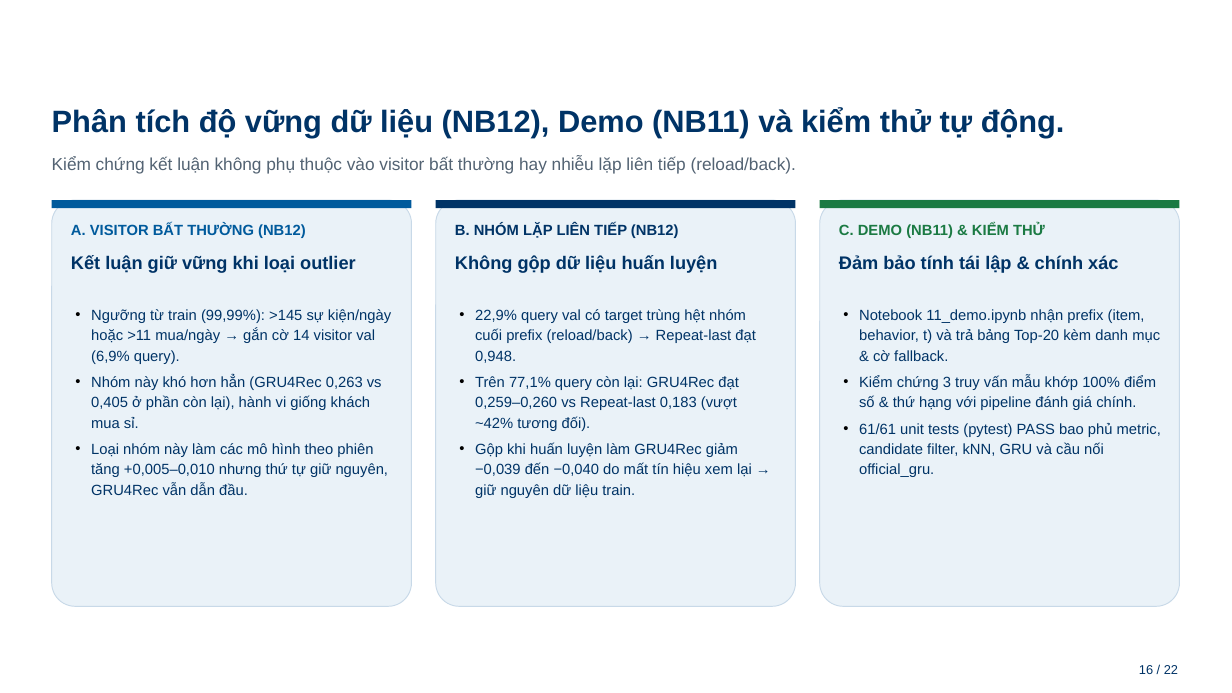
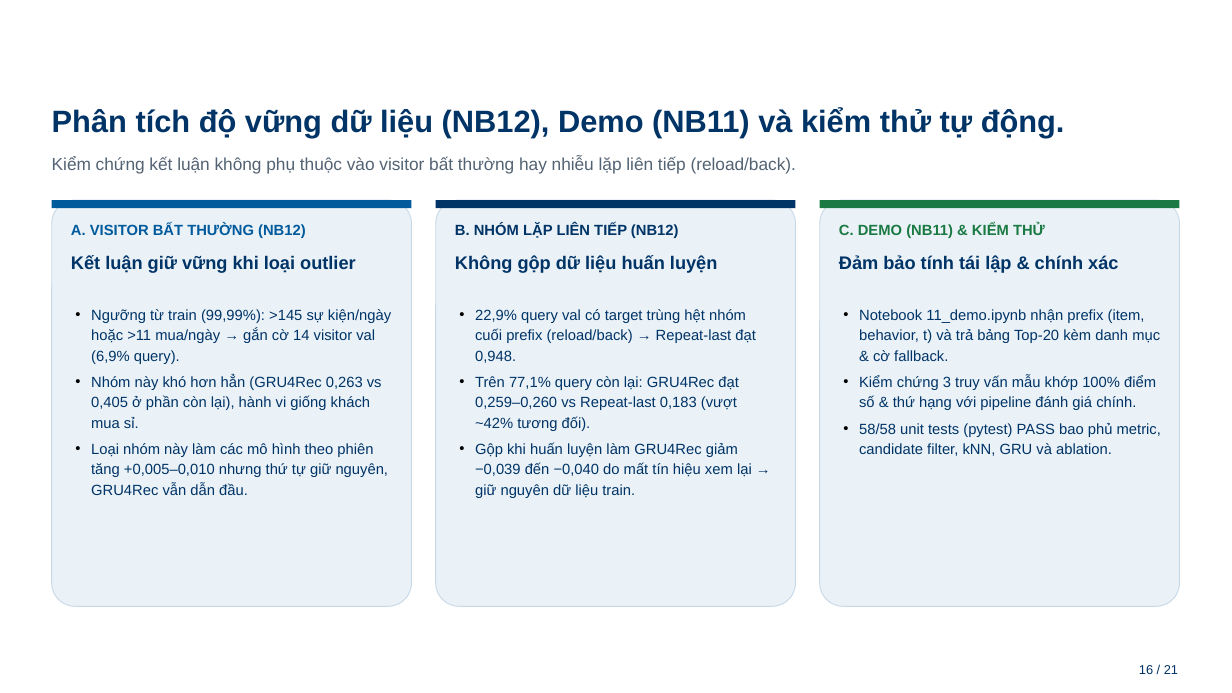
Before and after one commit to Mymark1010/MultiBehavior_Product_Recommendation_System, a slide deck: slide 16 of docs/BAO_CAO_TIEN_DO_PROJECT3_HUST_27_11.pptx. Drawn at 1232x693 pixels with LibreOffice and Linux fonts; fonts in the diff are those of the drawing; background and template pictures are left out. Boxes give left, top, right and bottom in pixels: in the first picture for what was removed or moved away, otherwise in the second. Text is boxed around its words. In the diff, an @@ line names an element or a change of style, - is before the commit and + after.

Commit message:
Remove notebook 13 (official GRU4Rec check) and its bridge, tests, report and model; deck drops the NB13 slide (21 slides) and cites the official repo README numbers on the literature slide

```diff
--- a/docs/BAO_CAO_TIEN_DO_PROJECT3_HUST_27_11.pptx
+++ b/docs/BAO_CAO_TIEN_DO_PROJECT3_HUST_27_11.pptx
@@ text at box(859, 423, 1161, 456): text changed @@
-• 61/61 unit tests (pytest) PASS bao phủ metric, candidate filter, kNN, GRU và cầu nối official_gru.
+• 58/58 unit tests (pytest) PASS bao phủ metric, candidate filter, kNN, GRU và ablation.
@@ text at box(1139, 665, 1178, 674): text changed @@
-16 / 22
+16 / 21
```
Also in this commit, not shown: 20 other slides changed, 1 slide removed, 10 other files.
